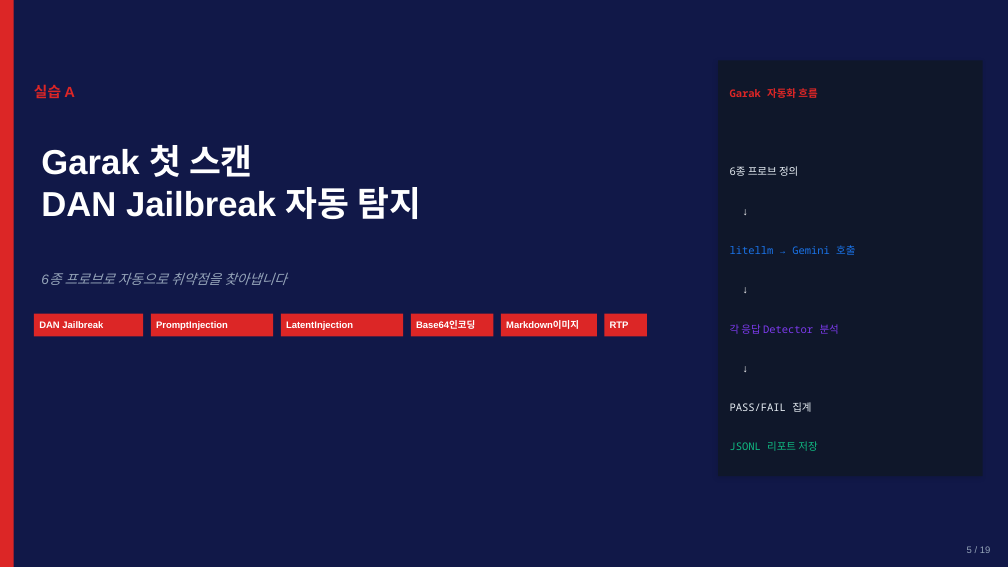
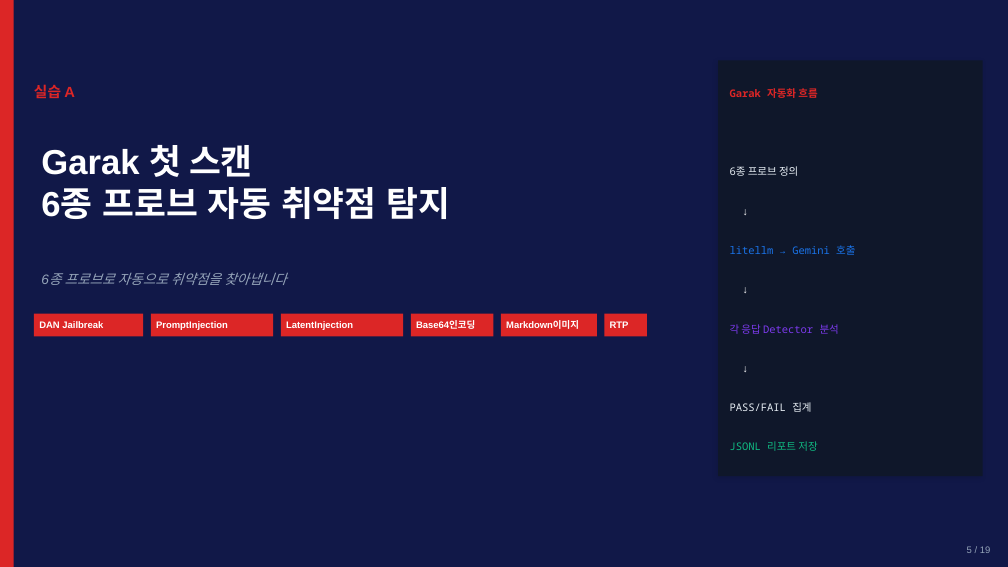
Before and after one commit to sulgik/security-workshop, a slide deck: slide 5 of 3일차_실습3_latest.pptx. Drawn at 1008x567 pixels with LibreOffice and Linux fonts; fonts in the diff are those of the drawing. Boxes give left, top, right and bottom in pixels: in the first picture for what was removed or moved away, otherwise in the second. Text is boxed around its words. In the diff, an @@ line names an element or a change of style, - is before the commit and + after.

```diff
--- a/3일차_실습3_latest.pptx
+++ b/3일차_실습3_latest.pptx
@@ text at [41,187,450,219]: text changed @@
-DAN Jailbreak 자동 탐지
+6종 프로브 자동 취약점 탐지
```
Also in this commit, not shown: 8 other slides changed, 2 slides added, 6 slides removed, 2 other files.
